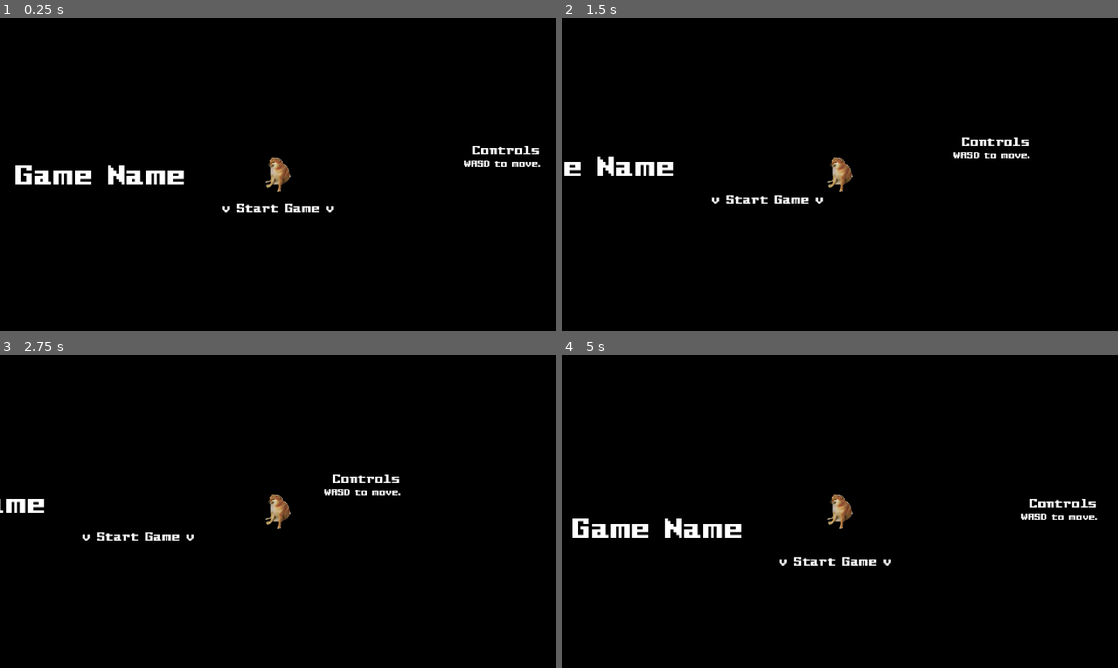
Above: before the commit, frames 1-4 (two rows, left to right).
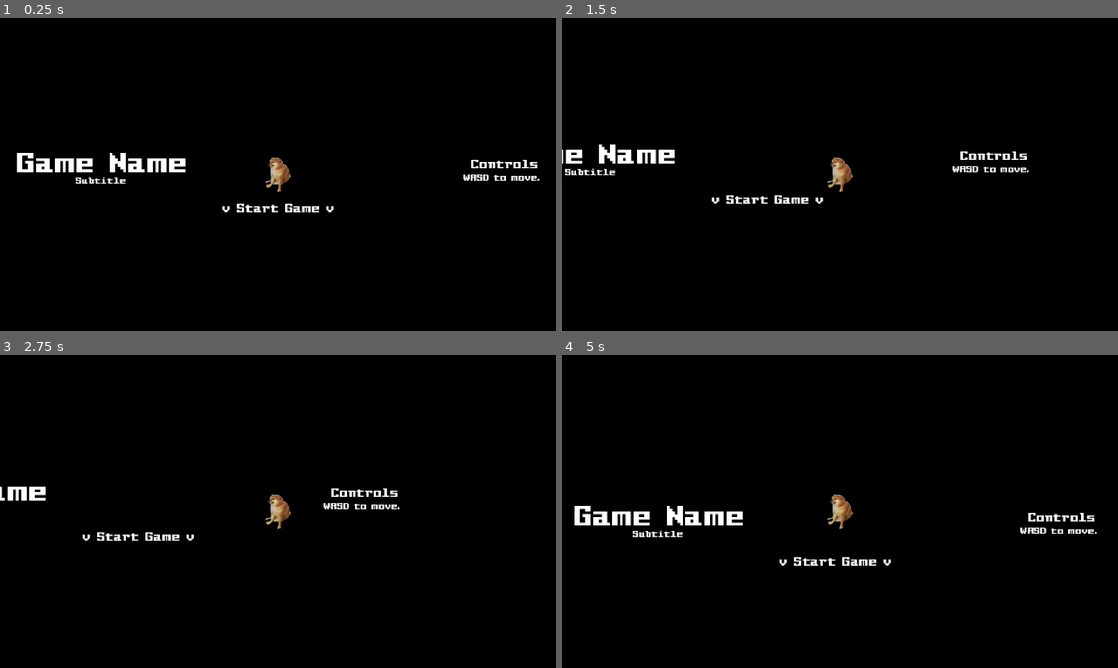
Above: after the commit, the same moments.

Repository: snoutibur-academic/Dingy-Dungeon-Game
Game: Godot game, scene res://Scenes/Main/Main.tscn
The game is run twice, just before and just after one commit, with the same random seed, the same clock (stepped at 60 frames per second) and the same inputs.
Inputs:
- Up to frame 1 (0.25 s): no input
- Up to frame 2 (1.5 s): tap Enter at 0.5 s; hold D (right) 0.53-1.28 s; hold S (down) from 1.28 s (still down)
- Up to frame 3 (2.75 s): tap Space at 2 s; release S (down) at 2.03 s; hold D (right) from 2.03 s (still down)
- Up to frame 4 (5 s): release D (right) at 2.78 s; hold W (up) 2.78-3.53 s; tap Enter at 3.5 s; hold A (left) from 3.53 s (still down)

The runs differ from the first frame. In frame 1, 2.5% of the frame differs, in the area x 2-98%, y 40-54%; in frame 2, 1.8%; in frame 3, 1.1%; in frame 4, 2.5%.

Commit message:
FEATURESS!!
It's just health, actually, but it's a feature!!!

Diff:
--- /dev/null
+++ b/GlobalScripts/Game.gd
@@ -0,0 +1,4 @@
+extends Node
+
+var playerHP = 100
+var playerMaxHP = 100
--- a/Player/HUD.gd
+++ b/Player/HUD.gd
@@ -7,4 +7,4 @@
 
 # Called every frame. ' delta' is the elapsed time since the previous frame.
 func _process(delta):
-	$HealthLabel.text = "Hi mom"
+	$HealthLabel.text = "HP: " + str(Game.playerHP) + " / " + str(Game.playerMaxHP)
--- a/Player/HUD.tscn
+++ b/Player/HUD.tscn
@@ -10,9 +10,10 @@
 anchors_preset = 5
 anchor_left = 0.5
 anchor_right = 0.5
-offset_left = -145.0
-offset_right = 145.0
-offset_bottom = 41.0
+offset_left = -121.0
+offset_top = 6.0
+offset_right = 121.0
+offset_bottom = 47.0
 grow_horizontal = 2
 theme = ExtResource("1_5xnaw")
 theme_override_font_sizes/font_size = 32
--- a/Player/Player.gd
+++ b/Player/Player.gd
@@ -2,7 +2,6 @@
 
 @export var move_speed = 100
 @onready var anim = $AnimatedSprite2D
-@export var health = 100
 
 # Called when the node enters the scene tree for the first time.
 func _ready():
@@ -14,20 +13,26 @@
 	pass
 
 func _physics_process(delta):
-		# -- Get input direction --
-		var inDir = Vector2 (
-			Input.get_action_strength("right") - Input.get_action_strength("left"),
-			Input.get_action_strength("down") - Input.get_action_strength("up")
-		)
+	# -- Get input direction --
+	var inDir = Vector2 (
+		Input.get_action_strength("right") - Input.get_action_strength("left"),
+		Input.get_action_strength("down") - Input.get_action_strength("up")
+	)
+	# -- Velocity Update --
+	velocity = inDir * move_speed
+	move_and_slide()
 
-		# -- Velocity Update --
-		velocity = inDir * move_speed
+	# Death™
+	if Game.playerHP <= 0:
+		queue_free()
+		get_tree().change_scene_to_file("res://Scenes/Death/Death.tscn")
 
-		# -- Move and Slide --
-		move_and_slide()
+	# # -- Animate --
+	# if inDir == -1:
+	# 	anim.flip_h = true
+	# elif inDir == 1:
+	# 	anim.flip_h = false
 
-		# # -- Animate --
-		# if inDir == -1:
-		# 	anim.flip_h = true
-		# elif inDir == 1:
-		# 	anim.flip_h = false
+
+func death():
+	pass
--- /dev/null
+++ b/Scenes/Death/Death.gd
@@ -0,0 +1,16 @@
+extends Node2D
+
+
+# Called when the node enters the scene tree for the first time.
+func _ready():
+	pass # Replace with function body.
+
+
+# Called every frame. 'delta' is the elapsed time since the previous frame.
+func _process(delta):
+	pass
+
+
+func _on_main_menu_pressed():
+	Game.playerHP = 100
+	get_tree().change_scene_to_file("res://Scenes/Main/Main.tscn")
--- /dev/null
+++ b/Scenes/Death/Death.tscn
@@ -0,0 +1,31 @@
+[gd_scene load_steps=3 format=3 uid="uid://b24556k50wamc"]
+
+[ext_resource type="Theme" uid="uid://b2uy38s86fu5v" path="res://Theme/Main.tres" id="1_l27x7"]
+[ext_resource type="Script" path="res://Scenes/Death/Death.gd" id="1_p40n7"]
+
+[node name="Death" type="Node2D"]
+script = ExtResource("1_p40n7")
+
+[node name="MainMenu" type="Button" parent="."]
+offset_left = 64.0
+offset_top = 128.0
+offset_right = 384.0
+offset_bottom = 176.0
+theme = ExtResource("1_l27x7")
+theme_override_font_sizes/font_size = 26
+text = "Main Menu"
+
+[node name="Wasted" type="Label" parent="."]
+offset_left = 64.0
+offset_top = 64.0
+offset_right = 254.0
+offset_bottom = 117.0
+size_flags_horizontal = 4
+theme = ExtResource("1_l27x7")
+theme_override_font_sizes/font_size = 42
+text = "wasted."
+horizontal_alignment = 1
+vertical_alignment = 1
+metadata/_edit_use_anchors_ = true
+
+[connection signal="pressed" from="MainMenu" to="." method="_on_main_menu_pressed"]
--- a/Scenes/Main/Main.tscn
+++ b/Scenes/Main/Main.tscn
@@ -20,10 +20,10 @@
 script = ExtResource("1_fobvs")
 
 [node name="Title" type="Label" parent="."]
-offset_left = -356.0
-offset_top = -33.0
-offset_right = -102.0
-offset_bottom = 35.0
+offset_left = -354.0
+offset_top = -49.0
+offset_right = -100.0
+offset_bottom = 19.0
 theme = ExtResource("2_ngmpq")
 theme_type_variation = &"HeaderLarge"
 theme_override_font_sizes/font_size = 36
@@ -31,11 +31,33 @@
 horizontal_alignment = 1
 vertical_alignment = 1
 
-[node name="Controls" type="Label" parent="."]
-offset_left = 173.0
-offset_top = -22.0
-offset_right = 341.0
-offset_bottom = -4.0
+[node name="Subtitle" type="Label" parent="Title"]
+layout_mode = 0
+offset_left = 16.0
+offset_top = 49.0
+offset_right = 235.0
+offset_bottom = 95.0
+theme = ExtResource("2_ngmpq")
+theme_override_font_sizes/font_size = 12
+text = "Subtitle"
+horizontal_alignment = 1
+
+[node name="TutorialLabel" type="Label" parent="."]
+offset_left = 154.0
+offset_top = -23.0
+offset_right = 338.0
+offset_bottom = -1.0
+theme = ExtResource("2_ngmpq")
+theme_override_font_sizes/font_size = 16
+text = "Controls"
+horizontal_alignment = 2
+
+[node name="Controls" type="Label" parent="TutorialLabel"]
+layout_mode = 0
+offset_left = 18.0
+offset_top = 19.0
+offset_right = 186.0
+offset_bottom = 44.0
 theme = ExtResource("2_ngmpq")
 theme_override_font_sizes/font_size = 12
 text = "WASD to move."
@@ -43,16 +65,6 @@
 
 [node name="Player" parent="." instance=ExtResource("3_thvi0")]
 metadata/_edit_lock_ = true
-
-[node name="TutorialLabel" type="Label" parent="."]
-offset_left = 156.0
-offset_top = -41.0
-offset_right = 340.0
-offset_bottom = -19.0
-theme = ExtResource("2_ngmpq")
-theme_override_font_sizes/font_size = 16
-text = "Controls"
-horizontal_alignment = 2
 
 [node name="StartAreaBounds" type="StaticBody2D" parent="."]
 
--- /dev/null
+++ b/Scenes/World/World.gd
@@ -0,0 +1,16 @@
+extends Node2D
+
+
+# Called when the node enters the scene tree for the first time.
+func _ready():
+	pass # Replace with function body.
+
+
+# Called every frame. 'delta' is the elapsed time since the previous frame.
+func _process(delta):
+	pass
+
+
+func _on_hurt_me_pressed():
+	print("Debug Hurt pressed.")
+	Game.playerHP -= 10
--- a/Scenes/World/World.tscn
+++ b/Scenes/World/World.tscn
@@ -1,10 +1,13 @@
-[gd_scene load_steps=4 format=3 uid="uid://dwi3kuv7gn0hi"]
+[gd_scene load_steps=6 format=3 uid="uid://dwi3kuv7gn0hi"]
 
 [ext_resource type="PackedScene" uid="uid://r4cyijexe6ga" path="res://Player/Player.tscn" id="1_c78c6"]
+[ext_resource type="Script" path="res://Scenes/World/World.gd" id="1_cs6gr"]
 [ext_resource type="PackedScene" uid="uid://hj0lanaxubde" path="res://Player/HUD.tscn" id="2_a48jg"]
 [ext_resource type="Texture2D" uid="uid://b10o65ug3nhhh" path="res://Theme/SplashImg.png" id="3_ns2uy"]
+[ext_resource type="Theme" uid="uid://b2uy38s86fu5v" path="res://Theme/Main.tres" id="4_kdgdw"]
 
 [node name="World" type="Node2D"]
+script = ExtResource("1_cs6gr")
 
 [node name="SplashImg" type="Sprite2D" parent="."]
 texture = ExtResource("3_ns2uy")
@@ -12,3 +15,13 @@
 [node name="CharacterBody2D" parent="." instance=ExtResource("1_c78c6")]
 
 [node name="HUD" parent="." instance=ExtResource("2_a48jg")]
+
+[node name="HurtMe" type="Button" parent="."]
+offset_left = 41.0
+offset_top = 39.0
+offset_right = 206.0
+offset_bottom = 69.0
+theme = ExtResource("4_kdgdw")
+text = "(debug) Hurt"
+
+[connection signal="pressed" from="HurtMe" to="." method="_on_hurt_me_pressed"]
--- a/project.godot
+++ b/project.godot
@@ -15,6 +15,10 @@
 config/features=PackedStringArray("4.1", "GL Compatibility")
 boot_splash/bg_color=Color(0, 0, 0, 1)
 boot_splash/image="res://Theme/SplashImg.png"
+
+[autoload]
+
+Game="*res://GlobalScripts/Game.gd"
 
 [display]
 
Binary file changed: Theme/Cursor.png
Not shown, changed: .gitignore
Not shown, changed: README.md
Not shown, changed: af/Cursor.afdesign
